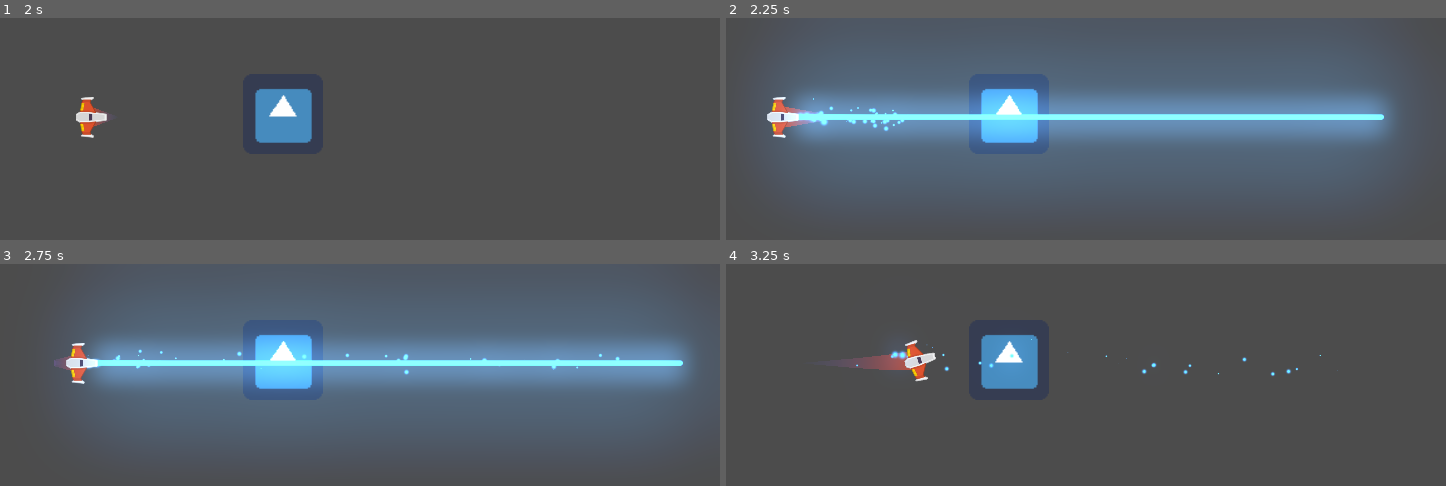
Above: before the commit, frames 1-4 (two rows, left to right).
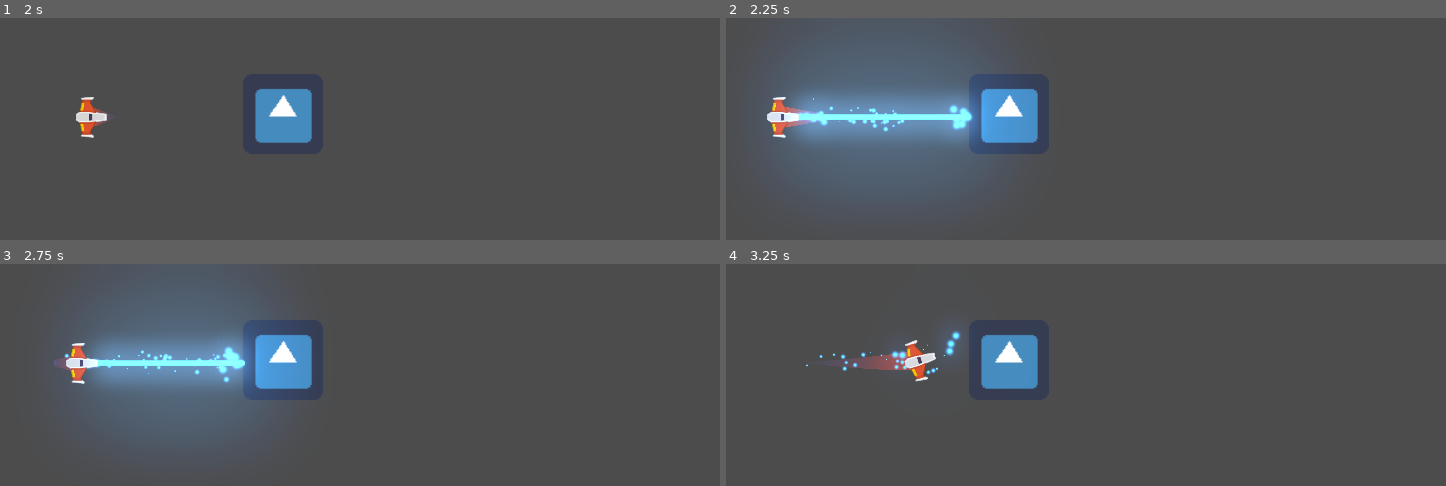
Above: after the commit, the same moments.

Repository: Elunneh/Juego-Meteo
Game: Godot game, scene res://Juego/Niveles/NivelTest.tscn
Two runs of this game, one before a commit and one after it. Both use one fixed random seed, a clock stepped at 60 frames per second and the inputs below. The engine's default icon, where the game draws it, is replaced by a stand-in: a white triangle on a blue panel in a dark square.
Inputs (mouse positions are in pixels of both pictures, inside the frame that each line leads up to):
- Up to frame 1 (2 s): tap Enter at 0.5 s; move the mouse to (496, 220) at 0.52 s; hold W (mover_adelante) 0.53-1.28 s; hold Right mouse button (disparo_secundario) 0.53-1.28 s; tap Space at 1.25 s; move the mouse to (outside the picture) at 1.27 s; hold S (mover_atras) from 1.28 s (still down); click (outside the picture) at 1.35 s; right-click (outside the picture) at 1.55 s
- Up to frame 2 (2.25 s): move the mouse to (1129, 144) at 2.02 s; release S (mover_atras) at 2.03 s; hold W (mover_adelante) from 2.03 s (still down); hold Right mouse button (disparo_secundario) from 2.03 s (still down)
- Up to frame 3 (2.75 s): keep holding W (mover_adelante); keep holding Right mouse button (disparo_secundario)
- Up to frame 4 (3.25 s): keep holding W (mover_adelante); move the mouse to (outside the picture) at 2.77 s; release Right mouse button (disparo_secundario) at 2.78 s; tap A (rotar_antihorario) at 2.85 s; right-click (outside the picture) at 3.05 s

Frame 1 is identical in both runs. In frame 2, 42% of the frame differs, in the area x 15-95%, y 3-83%; in frame 3, 45%, in the area x 8-100%, y 2-83%; in frame 4, 0.5%.

Commit message:
actualizado

Diff:
--- a/Juego/LaseBeam/LaserBeam2D.gd
+++ b/Juego/LaseBeam/LaserBeam2D.gd
@@ -40,7 +40,7 @@
 		appear()
 	else:
 
-		fill.points[1] = Vector2.ZERO
+		laser_sfx.stop()
 
 		collision_particles.emitting = false
 		disappear()
@@ -53,6 +53,7 @@
 func cast_beam() -> void:
 	var cast_point : Vector2 = cast_to
 
+
 	force_raycast_update()
 	collision_particles.emitting = is_colliding()
 
@@ -60,6 +61,7 @@
 		cast_point = to_local(get_collision_point())
 		collision_particles.global_rotation = get_collision_normal().angle()
 		collision_particles.position = cast_point
+
 
 	fill.points[1] = cast_point
 	beam_particles.position = cast_point * 0.5
--- a/Juego/LaseBeam/LaserBeam2D.tscn
+++ b/Juego/LaseBeam/LaserBeam2D.tscn
@@ -70,6 +70,7 @@
 enabled = true
 cast_to = Vector2( 0, 0 )
 collision_mask = 22
+collide_with_areas = true
 script = ExtResource( 1 )
 
 [node name="FillLine2D" type="Line2D" parent="."]
--- a/Juego/Proyectiles/Proyectil.gd
+++ b/Juego/Proyectiles/Proyectil.gd
@@ -6,12 +6,16 @@
 var velocidad:Vector2 = Vector2.ZERO
 var danio:float
 
-##Metodos
+
+
+
+##constructor
 func crear(pos: Vector2, dir: float, vel: float, danio_p: int)-> void:
 	position = pos
 	rotation = dir
 	velocidad = Vector2(vel, 0).rotated(dir)
 
+## metodos
 func _physics_process(delta : float) -> void:
 	position += velocidad * delta
 
@@ -37,5 +41,5 @@
 
 
 
-func _on_body_entered(body):
+func _on_body_entered(body: Node)-> void:
 	daniar(body)
